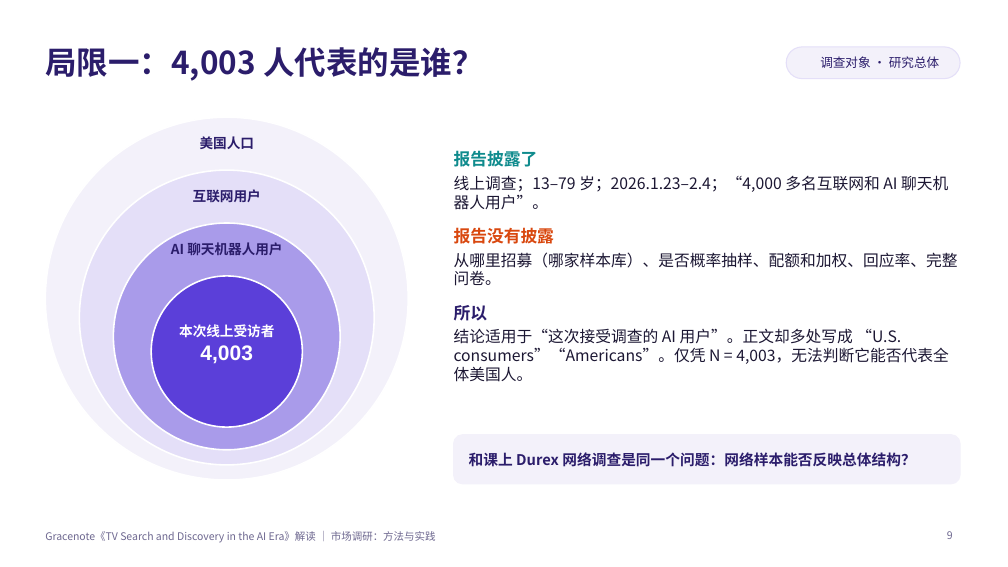
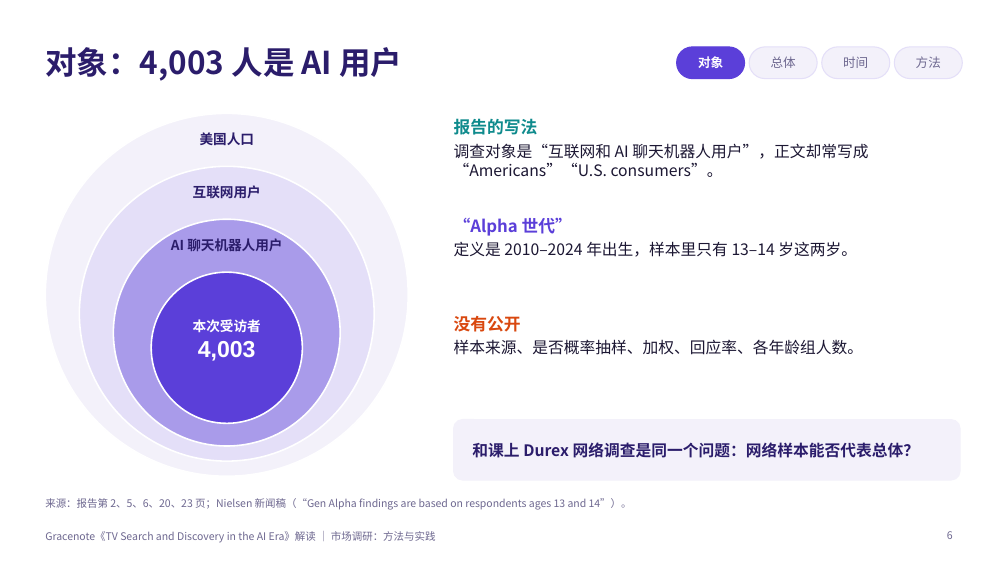
Before and after one commit to jayleo113/ppt, a slide deck: slide 6 of Gracenote_AI报告解读_课堂分享.pptx (slide 9 before the commit). Drawn at 1008x567 pixels with LibreOffice and Linux fonts; fonts in the diff are those of the drawing; background and template pictures are left out. Boxes give left, top, right and bottom in pixels: in the first picture for what was removed or moved away, otherwise in the second. Text is boxed around its words. In the diff, an @@ line names an element or a change of style, - is before the commit and + after.

```diff
--- a/Gracenote_AI报告解读_课堂分享.pptx
+++ b/Gracenote_AI报告解读_课堂分享.pptx
@@ title at bbox=[45, 47, 402, 81]: text changed @@
-局限一：4,003 人代表的是谁？
+对象：4,003 人是 AI 用户
@@ rounded rectangle added at bbox=[677, 47, 745, 79], fill #5B3FD9, outline #5B3FD9 1 pt @@
@@ text added at bbox=[698, 56, 723, 68], 12 pt, text #FFFFFF, bold @@
+对象
@@ rounded rectangle added at bbox=[749, 47, 817, 79], fill #F3F1FA, outline #E4DFF8 1 pt @@
@@ text added at bbox=[771, 56, 796, 68], 12 pt, text #6E6890 @@
+总体
@@ text removed at bbox=[820, 56, 939, 68] @@
-调查对象 · 研究总体
@@ rounded rectangle: place and size @@
-rounded rectangle at bbox=[786, 47, 960, 79]
+rounded rectangle at bbox=[822, 47, 890, 79]
@@ text added at bbox=[843, 56, 868, 68], 12 pt, text #6E6890 @@
+时间
@@ rounded rectangle added at bbox=[895, 47, 963, 79], fill #F3F1FA, outline #E4DFF8 1 pt @@
@@ text added at bbox=[916, 56, 941, 68], 12 pt, text #6E6890 @@
+方法
@@ text added at bbox=[454, 118, 868, 177], 15 pt, text #1C1733 @@
+报告的写法
+调查对象是“互联网和 AI 聊天机器人用户”，正文却常写成 “Americans”“U.S. consumers”。
@@ text removed at bbox=[454, 150, 958, 382] @@
-报告披露了
-线上调查；13–79 岁；2026.1.23–2.4；“4,000 多名互联网和 AI 聊天机器人用户”。
-报告没有披露
-从哪里招募（哪家样本库）、是否概率抽样、配额和加权、回应率、完整问卷。
-所以
-结论适用于“这次接受调查的 AI 用户”。正文却多处写成 “U.S. consumers”“Americans”。仅凭 N = 4,003，无法判断它能否代表全体美国人。
@@ text added at bbox=[454, 218, 857, 257], 15 pt, text #1C1733 @@
+“Alpha 世代”
+定义是 2010–2024 年出生，样本里只有 13–14 岁这两岁。
@@ 4 ellipses, 3 texts: place and size @@
-4 ellipses, 3 texts at bbox=[45, 117, 408, 480]
+4 ellipses, 3 texts at bbox=[45, 113, 408, 476]
@@ text at bbox=[193, 319, 261, 332]: text changed @@
-本次线上受访者
+本次受访者
@@ text added at bbox=[454, 316, 863, 355], 15 pt, text #1C1733 @@
+没有公开
+样本来源、是否概率抽样、加权、回应率、各年龄组人数。
@@ text at bbox=[198, 341, 256, 361]: size 20 to 22 pt in "4,003" @@
@@ rounded rectangle: place and size @@
-rounded rectangle at bbox=[454, 435, 960, 484]
+rounded rectangle at bbox=[454, 420, 960, 480]
@@ rounded rectangle at bbox=[454, 420, 960, 480]: proportions changed @@
@@ text at bbox=[472, 442, 919, 458]: text changed; size 14 to 15 pt @@
-和课上 Durex 网络调查是同一个问题：网络样本能否反映总体结构？
+和课上 Durex 网络调查是同一个问题：网络样本能否代表总体？
@@ text added at bbox=[45, 498, 632, 510], 10 pt, text #6E6890 @@
+来源：报告第 2、5、6、20、23 页；Nielsen 新闻稿（“Gen Alpha findings are based on respondents ages 13 and 14”）。
@@ page number at bbox=[947, 531, 953, 539]: text changed @@
-9
+6
```
Also in this commit, not shown: 7 other slides changed, 4 slides added, 8 slides removed, 4 other files.
